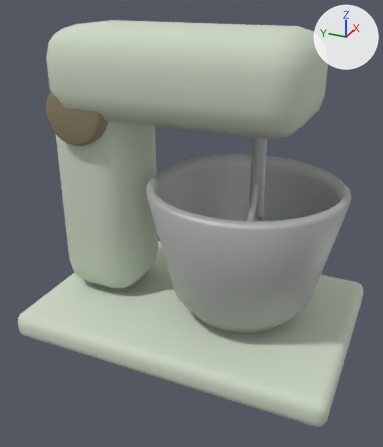
The glTF model public/models/furniture/stand-mixer.glb as it was, and as the next commit left it.
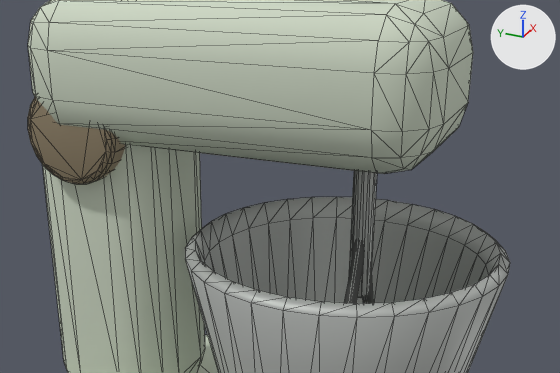
Each version appears first whole from a 50 mm camera at (-0.534, -0.23, 0.402) aimed at (-0.019, 0.002, 0.144), and next in a close-up on the part from 8% to 100% of the width and 7% to 59% of the height. The lights are fixed; the arrows at upper right show +X, +Y and +Z. The first two pictures are the older version. The close-ups show mesh edges as thin lines. Vertices at exactly the same position are counted once.

Script lines for the objects in view, before the commit:
```python
me_cube_940 = bpy.data.meshes.new('Cube.940')
me_cube_940.from_pydata(...)  # 1200 vertices, 2360 faces; spans x -0.13..0.13, y -0.19..0.19, z 0.0..0.36
# faces by material slot: [564, 284, 1264, 248]
me_cube_940.materials.append(mat_variant_surface_001)  # light grey #ced8c5
me_cube_940.materials.append(mat_pulls_and_controls)  # brown #97896f
me_cube_940.materials.append(mat_brushed_steel)  # grey #b8bcb8
me_cube_940.materials.append(mat_joinery_aged_brass)  # brown #ac9365
ob_stand_mixer = bpy.data.objects.new('stand-mixer', me_cube_940)
ob_stand_mixer.location = (0.0, 0.0, 0.0)
```
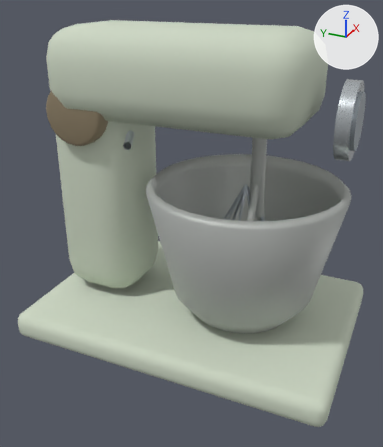
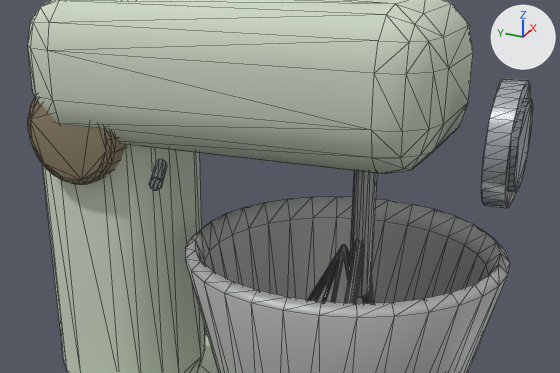
Boxes [x1, y1, x2, y2] around the edits, measured in the close-ups (560 x 373 px):
'stand-mixer', reshaped: before [28, 0, 510, 373]; after [28, 0, 533, 373]
part 1 of me_cube_940, added: after [481, 79, 530, 208]
part 2 of me_cube_940, added: after [509, 98, 533, 192]
part 3 of me_cube_940, added: after [331, 246, 344, 302]
part 4 of me_cube_940, added: after [322, 244, 344, 302]
part 5 of me_cube_940, added: after [307, 245, 344, 300]
part 6 of me_cube_940, added: after [314, 245, 343, 301]
part 7 of me_cube_940, added: after [343, 246, 350, 280]
part 8 of me_cube_940, added: after [149, 159, 167, 190]

What changed in the scene script:
```text
Add mat_polished_chrome_trim:
    mat_polished_chrome_trim = principled_material('polished-chrome-trim')
    mat_polished_chrome_trim.base_color = (0.65, 0.7, 0.73)  # light grey #d3dade
    mat_polished_chrome_trim.metallic = 0.9
    mat_polished_chrome_trim.roughness = 0.22
Add mat_brushed_stainless_steel:
    mat_brushed_stainless_steel = principled_material('brushed-stainless-steel')
    mat_brushed_stainless_steel.base_color = (0.43, 0.48, 0.52)  # light grey #afb8bf
    mat_brushed_stainless_steel.metallic = 0.78
    mat_brushed_stainless_steel.roughness = 0.32
Change me_cube_940:
    used by ob_stand_mixer; location = (0.0, 0.0, 0.0)
    remove me_cube_940.from_pydata(...)  # 1200 vertices, 2360 faces; spans x -0.13..0.13, y -0.19..0.19, z 0.0..0.36
    add me_cube_940.from_pydata(...)  # 1587 vertices, 2948 faces; spans x -0.13..0.13, y -0.19..0.19, z 0.0..0.36
    me_cube_940 part 1: a new loose piece, a 32-sided cylinder along y spanning x -0.039..0.039, y -0.167..-0.153, z 0.238..0.316, in mat_polished_chrome_trim (light grey #d3dade)
    me_cube_940 part 2: a new loose piece, a 32-sided cylinder along y spanning x -0.0286..0.0286, y -0.1698..-0.1608, z 0.2486..0.3058, in mat_brushed_stainless_steel (light grey #afb8bf)
    me_cube_940 part 3: a new loose piece of 59 vertices spanning x -0.051..0.051, y -0.058..-0.056, z 0.071..0.195, in mat_brushed_stainless_steel (light grey #afb8bf)
    me_cube_940 part 4: a new loose piece of 30 vertices spanning x -0.001..0.037, y -0.058..-0.02, z 0.071..0.195, in mat_brushed_stainless_steel (light grey #afb8bf)
    me_cube_940 part 5: a new loose piece of 30 vertices spanning x -0.002..0.002, y -0.058..-0.006, z 0.071..0.195, in mat_brushed_stainless_steel (light grey #afb8bf)
    me_cube_940 part 6: a new loose piece of 30 vertices spanning x -0.037..0.001, y -0.058..-0.02, z 0.071..0.195, in mat_brushed_stainless_steel (light grey #afb8bf)
    me_cube_940 part 7: a new loose piece of 30 vertices spanning x -0.037..0.001, y -0.094..-0.056, z 0.071..0.195, in mat_brushed_stainless_steel (light grey #afb8bf)
    me_cube_940 part 8: a new loose piece of 20 vertices spanning x -0.114..-0.071, y 0.023..0.049, z 0.255..0.263, in mat_brushed_stainless_steel (light grey #afb8bf)
    other edits to the shape of me_cube_940 do not show in these pictures
    add me_cube_940.materials.append(mat_polished_chrome_trim)  # light grey #d3dade
    add me_cube_940.materials.append(mat_brushed_stainless_steel)  # light grey #afb8bf
```
